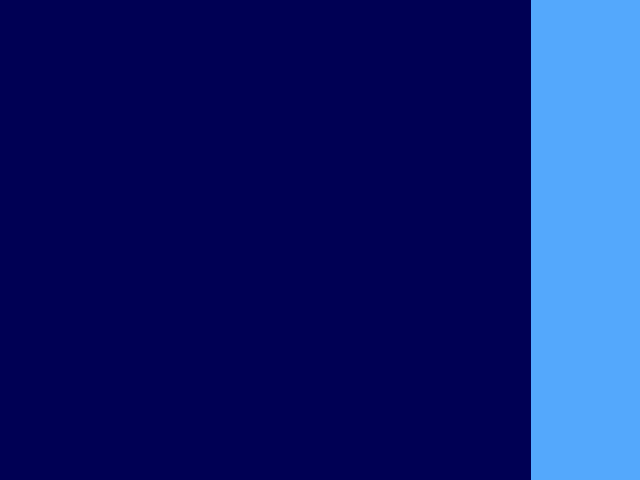
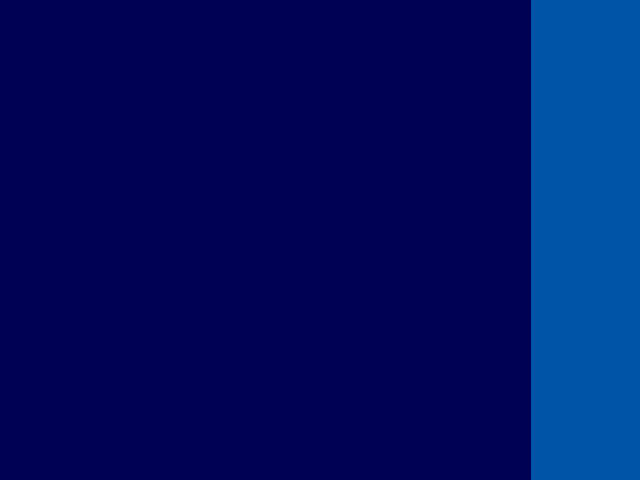
Layered file, before and after one edit (640×480). Changes by layer:
painted on "Side Display" over [531, 0, 640, 480]
